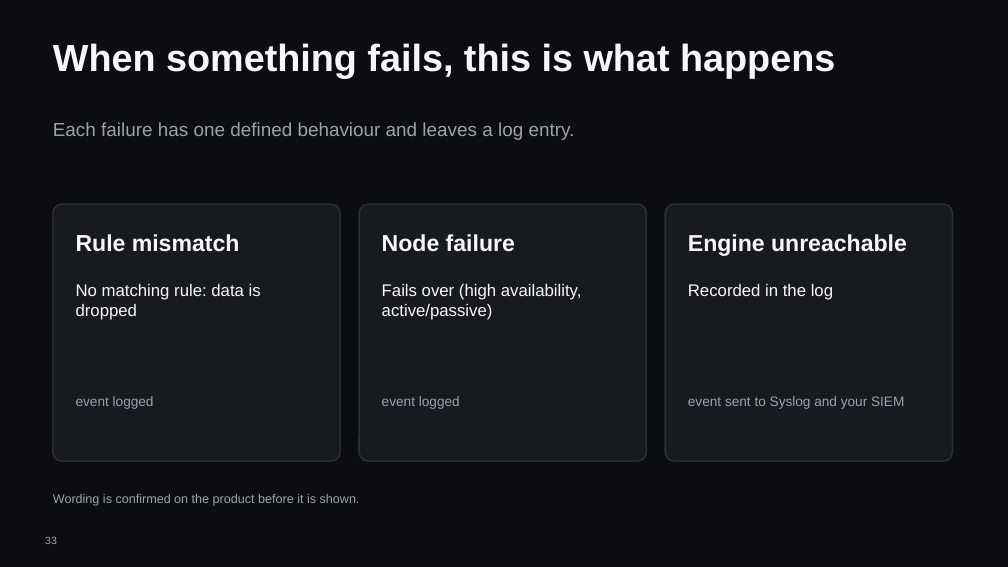
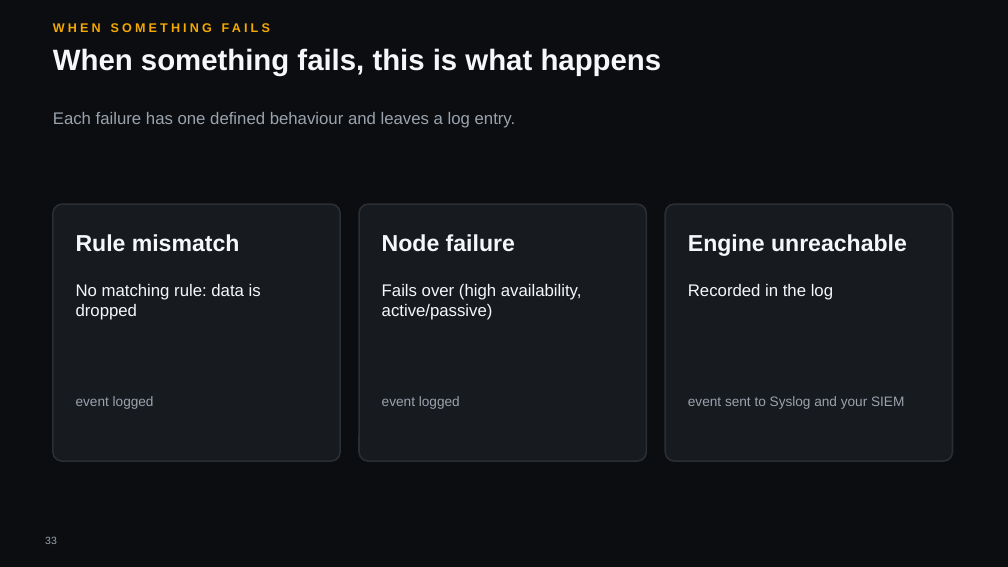
Before and after one commit to hybridus/DFX_Marketing, a slide deck: slide 33 of Projects/03_Presales_Master_Deck/pilot/DFX_Master_deck.pptx. Drawn at 1008x567 pixels with LibreOffice and Linux fonts; fonts in the diff are those of the drawing; background and template pictures are left out. Boxes give left, top, right and bottom in pixels: in the first picture for what was removed or moved away, otherwise in the second. Text is boxed around its words. In the diff, an @@ line names an element or a change of style, - is before the commit and + after.

```diff
--- a/Projects/03_Presales_Master_Deck/pilot/DFX_Master_deck.pptx
+++ b/Projects/03_Presales_Master_Deck/pilot/DFX_Master_deck.pptx
@@ text added at (53,23,270,32), 12 pt, text #F5A800, bold @@
+WHEN SOMETHING FAILS
@@ text "When something fails, this is ..." at (53,48,662,76): size 36 to 28 pt @@
@@ text "Each failure has one defined ...": place and size @@
-text "Each failure has one defined ..." at (53,122,575,140)
+text "Each failure has one defined ..." at (53,112,516,128)
@@ text "Each failure has one defined ..." at (53,112,516,128): size 18 to 16 pt @@
@@ text removed at (53,494,360,506) @@
-Wording is confirmed on the product before it is shown.
```
Also in this commit, not shown: 35 other slides changed, 1 slide added, 1 slide removed, 8 other files.
